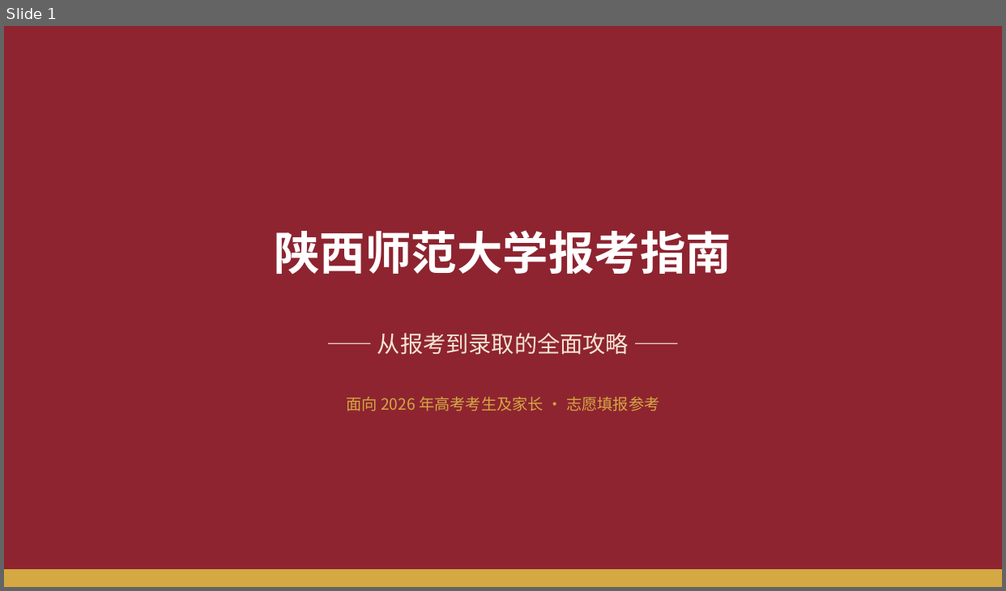
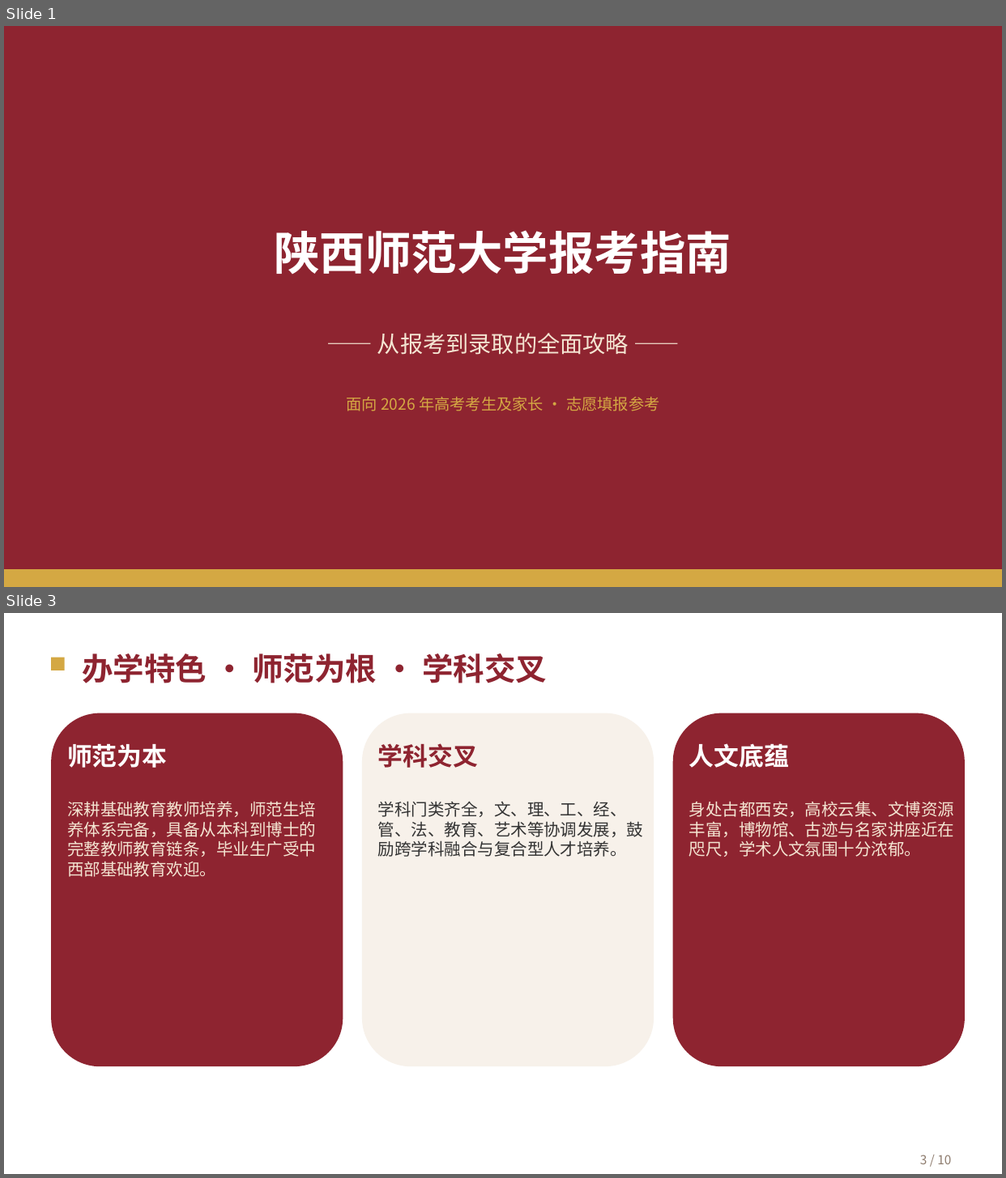
Before and after one commit to huanglihui123456789-web/prompt-hub-site, a slide deck: 陕师大报考介绍.pptx. Shown one above the other, each under a label of ours: slide 1 before the commit, slides 1 and 3 after it; the slides between them are not shown. The pictures are 1006x591 and 1006x1178 pixels, drawn with LibreOffice and Linux fonts; fonts in the diff are those of the drawing. Boxes give left, top, right and bottom in pixels: in the first picture for what was removed or moved away, otherwise in the second. Text is boxed around its words. In the diff, an @@ line names an element or a change of style, - is before the commit and + after.

```diff
--- a/陕师大报考介绍.pptx
+++ b/陕师大报考介绍.pptx
@@ slide 3 added at bbox=[4, 613, 1002, 1174], background #FFFFFF @@
@@ rectangle added at bbox=[51, 658, 65, 671], fill #D4A843 @@
@@ text added at bbox=[82, 653, 547, 683], 30 pt, text #8E2430, bold @@
+办学特色 · 师范为根 · 学科交叉
@@ rounded rectangle added at bbox=[51, 713, 343, 1067], fill #8E2430 @@
@@ rounded rectangle added at bbox=[362, 713, 654, 1067], fill #F7F1EA @@
@@ rounded rectangle added at bbox=[673, 713, 965, 1067], fill #8E2430 @@
@@ text added at bbox=[67, 744, 167, 768], 24 pt, text #FFFFFF, bold @@
+师范为本
@@ text added at bbox=[378, 743, 478, 768], 24 pt, text #8E2430, bold @@
+学科交叉
@@ text added at bbox=[689, 743, 789, 768], 24 pt, text #FFFFFF, bold @@
+人文底蕴
@@ text added at bbox=[67, 801, 316, 877], 16 pt, text #F4E5D2 @@
+深耕基础教育教师培养，师范生培养体系完备，具备从本科到博士的完整教师教育链条，毕业生广受中西部基础教育欢迎。
@@ text added at bbox=[378, 801, 643, 857], 16 pt, text #333333 @@
+学科门类齐全，文、理、工、经、管、法、教育、艺术等协调发展，鼓励跨学科融合与复合型人才培养。
@@ text added at bbox=[689, 801, 954, 857], 16 pt, text #F4E5D2 @@
+身处古都西安，高校云集、文博资源丰富，博物馆、古迹与名家讲座近在咫尺，学术人文氛围十分浓郁。
@@ text added at bbox=[920, 1155, 951, 1165], 12 pt, text #8E7C6E @@
+3 / 10
```
Also in this commit, not shown: 8 other slides added, 42 other files.
